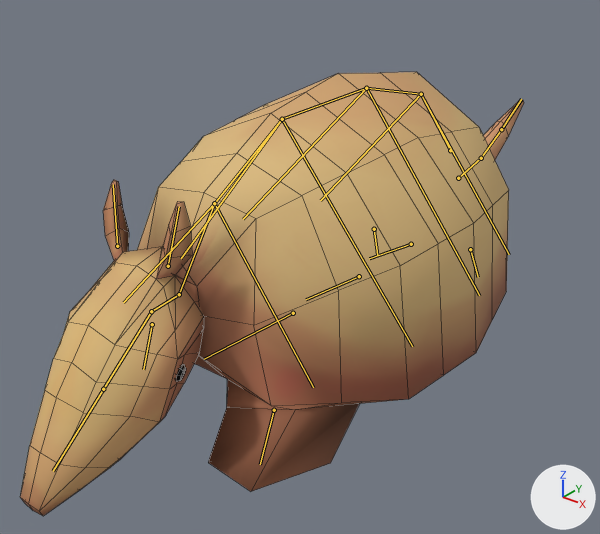
A saved change to the Blender file Art/dilloRig.blend.
Both versions are drawn from a camera (50 mm lens) standing at (3.7, -12.09, 3.63) and looking at (-0.4, -6.96, 0.45). Lighting does not change. The marker at lower right points along +X, +Y and +Z. Both versions are drawn at frame 13 of the action 'Run'; the numbers are the values there. The bones that bend it are drawn over the model as lines. Mesh edges are drawn as thin lines.

The first picture shows 'Model'.
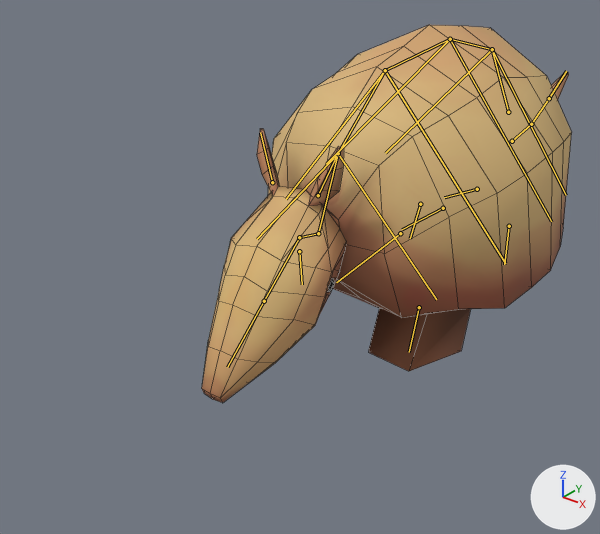
Location of each change, [x1, y1, x2, y2] in pixels of the pictures (600 x 534 px):
'Model', posed (27% narrower, 15% shorter): before [20, 72, 524, 516]; after [202, 25, 571, 403]
bone 'Base', root to tip: before (450, 150) to (421, 94); after (508, 112) to (492, 49)
bone 'Back1', root to tip: before (421, 94) to (366, 88); after (492, 49) to (450, 39)
bone 'Back2', root to tip: before (366, 88) to (282, 119); after (450, 39) to (385, 70)
bone 'Back3', root to tip: before (282, 119) to (214, 203); after (385, 70) to (338, 153)
bone 'Back4', root to tip: before (214, 203) to (179, 294); after (338, 153) to (318, 233)
bone 'Neck', root to tip: before (179, 294) to (151, 311); after (318, 233) to (299, 237)
bone 'HeadBack', root to tip: before (151, 311) to (103, 389); after (299, 237) to (264, 301)
bone 'Ear.L', root to tip: before (168, 266) to (179, 206); after (318, 195) to (339, 151)
bone 'Ear.R', root to tip: before (117, 246) to (113, 184); after (272, 182) to (260, 132)
bone 'FrontLeg.L', root to tip: before (274, 410) to (260, 464); after (419, 307) to (409, 352)
bone 'FrontLeg.R', root to tip: before (152, 324) to (143, 369); after (299, 251) to (302, 284)
bone 'Tail1', root to tip: before (458, 178) to (481, 158); after (512, 141) to (531, 124)
bone 'BackLeg.L', root to tip: before (470, 249) to (478, 277); after (509, 226) to (504, 264)
bone 'BackLeg.R', root to tip: before (374, 229) to (377, 255); after (420, 204) to (410, 238)

The edits, one by one:
Bone 'Base' (bone_base) moves from (0.0, 4.78, 5.14) to (0.0, 4.03, 4.17).
Bone 'Base' (bone_base) turns from (0, 0, 0) to (-6, 0, 0) degrees about its own x, y and z.
Bone 'Back1' (bone_back1) turns from (0, 0, 0) to (6, 0, 0) degrees about its own x, y and z.
Bone 'Back2' (bone_back2) turns from (0, 0, 0) to (-5, 0, 0) degrees about its own x, y and z.
Bone 'Back3' (bone_back3) turns from (0, 0, 0) to (-5, 0, 0) degrees about its own x, y and z.
Bone 'Back4' (bone_back4) turns from (9, 0, 0) to (6, 0, 0) degrees about its own x, y and z.
Bone 'Neck' (bone_neck) turns from (0, 0, 0) to (29, 0, 0) degrees about its own x, y and z.
Bone 'HeadBack' (bone_headback) turns from (-30, 0, 0) to (-48, 0, 0) degrees about its own x, y and z.
Bone 'Ear.L' (bone_ear_l) moves from (-0.03, 0.02, 0.0) to (-0.01, 0.01, 0.0).
Bone 'Ear.L' (bone_ear_l) turns from (0, 10, -20) to (1, 3, -7) degrees about its own x, y and z.
Bone 'Ear.R' (bone_ear_r) turns from (2, -11, 16) to (1, -4, 5) degrees about its own x, y and z.
Bone 'FrontLeg.L' (bone_frontleg_l) moves from (-0.01, 0.15, -0.58) to (-0.01, 0.11, -0.36).
Bone 'FrontLeg.L' (bone_frontleg_l) turns from (-13, 0, 0) to (-17, -1, 0) degrees about its own x, y and z.
Bone 'FrontLeg.R' (bone_frontleg_r) moves from (0.01, 0.07, -0.35) to (0.01, 0.1, -0.11).
Bone 'FrontLeg.R' (bone_frontleg_r) turns from (-4, 0, 0) to (11, 0, 0) degrees about its own x, y and z.
Bone 'Tail1' (bone_tail1) turns from (0, 0, 0) to (6, 0, 0) degrees about its own x, y and z.
Bone 'BackLeg.L' (bone_backleg_l) moves from (-0.04, 0.01, -0.06) to (-0.02, 0.11, -0.46).
Bone 'BackLeg.L' (bone_backleg_l) turns from (7, 1, 1) to (-24, -3, 1) degrees about its own x, y and z.
Bone 'BackLeg.L' (bone_backleg_l) is rescaled from (1.08, 1.08, 1.08) to (1.16, 1.16, 1.16).
Bone 'BackLeg.R' (bone_backleg_r) moves from (0.02, -0.07, -0.26) to (0.02, 0.08, -0.52).
Bone 'BackLeg.R' (bone_backleg_r) turns from (4, 0, -1) to (-25, 3, -1) degrees about its own x, y and z.
Bone 'BackLeg.R' (bone_backleg_r) is rescaled from (1.08, 1.08, 1.08) to (1.16, 1.16, 1.16).
